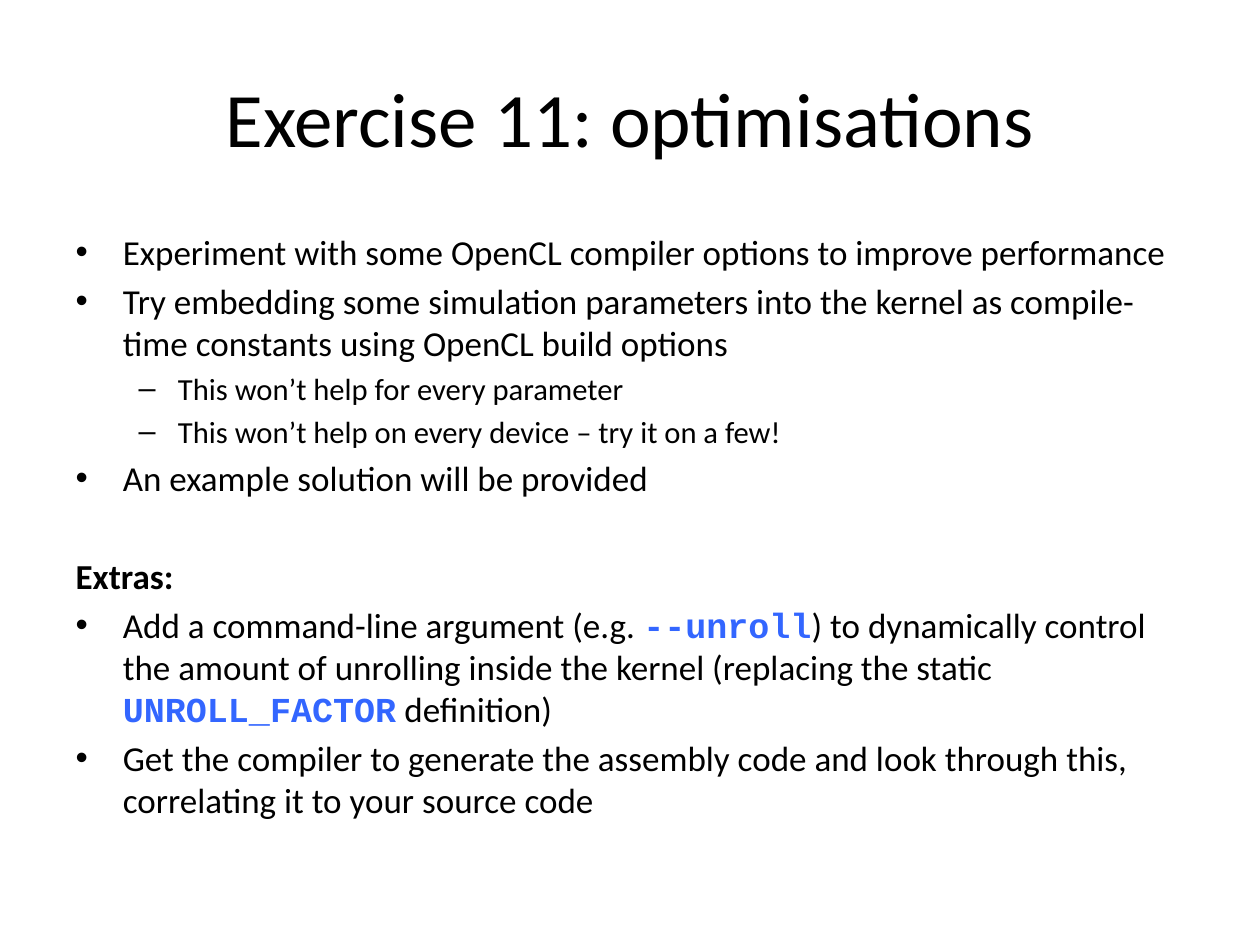
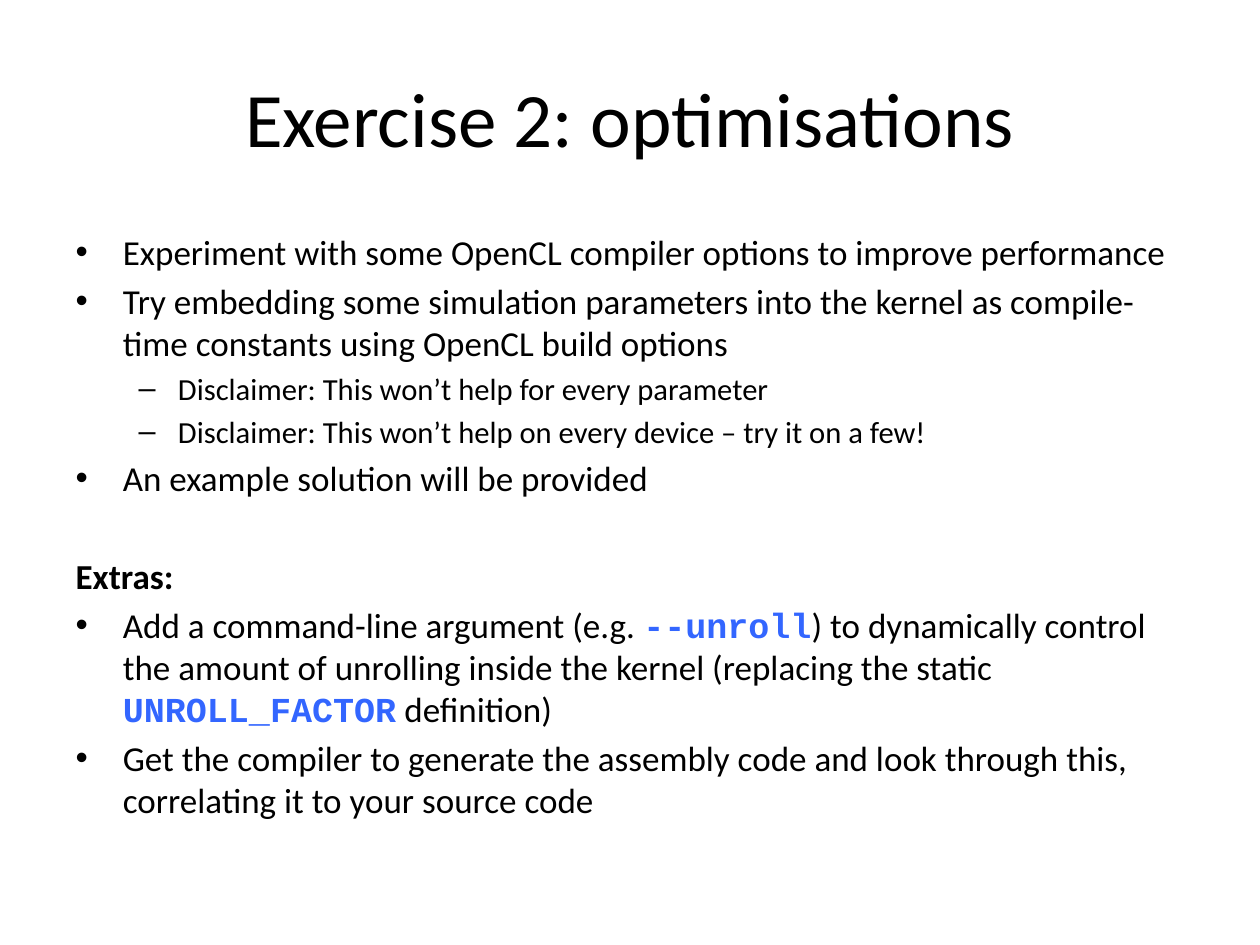
Before and after one commit to UoB-HPC/opencl-training-code, a slide deck: slide 21 of slides/advanced_part2.pptx. Drawn at 1260x945 pixels with LibreOffice and Linux fonts; fonts in the diff are those of the drawing. Boxes give left, top, right and bottom in pixels: in the first picture for what was removed or moved away, otherwise in the second. Text is boxed around its words. In the diff, an @@ line names an element or a change of style, - is before the commit and + after.

```diff
--- a/slides/advanced_part2.pptx
+++ b/slides/advanced_part2.pptx
@@ title at [245,93,1014,160]: text changed @@
-Exercise 11: optimisations
+Exercise 2: optimisations
@@ text at [178,378,926,448]: text changed @@
-  – This won’t help for every parameter
-  – This won’t help on every device – try it on a few!
+  – Disclaimer: This won’t help for every parameter
+  – Disclaimer: This won’t help on every device – try it on a few!
```
Also in this commit, not shown: 12 other slides changed.
